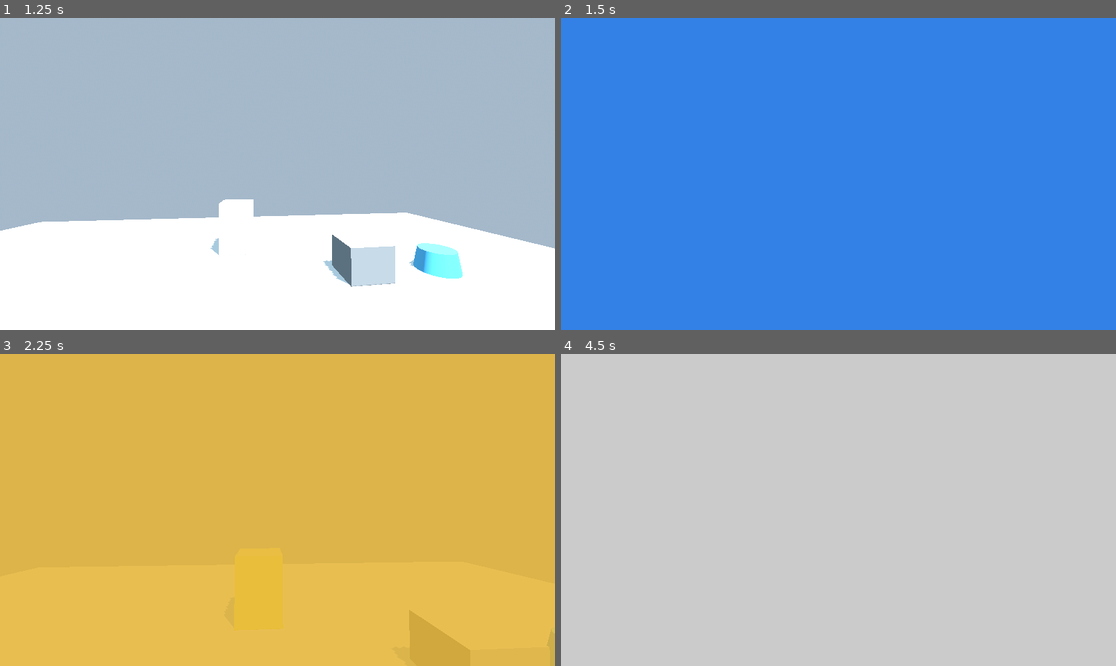
Above: before the commit, frames 1-4 (two rows, left to right).
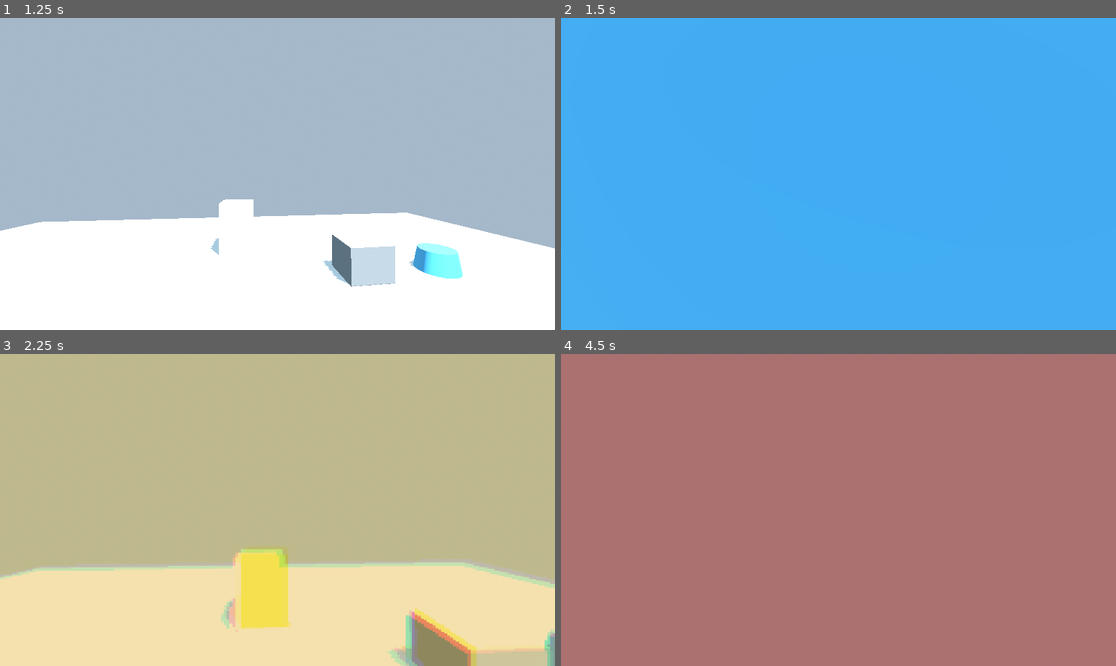
Above: after the commit, the same moments.

Repository: Cyberlane/the-unknown
Game: Godot game, scene res://scenes/test_scene.tscn
The game is run twice, just before and just after one commit, with the same random seed, the same clock (stepped at 60 frames per second) and the same inputs.
Inputs (mouse positions are in pixels of both pictures, inside the frame that each line leads up to):
- Up to frame 1 (1.25 s): tap Enter (ui_accept) at 0.5, 0.77 s; move the mouse to (305, 174) at 0.52 s; hold W (move_forward) from 0.53 s (still down); hold 1 (dimension_1) from 0.53 s (still down)
- Up to frame 2 (1.5 s): keep holding W (move_forward); move the mouse to (810, 174) at 1.27 s; release 1 (dimension_1) at 1.28 s; tap 2 (dimension_2) at 1.35 s
- Up to frame 3 (2.25 s): keep holding W (move_forward); tap Enter (ui_accept) at 1.52, 2 s; move the mouse to (288, 503) at 2.02 s; hold 3 (dimension_3) from 2.03 s (still down)
- Up to frame 4 (4.5 s): keep holding W (move_forward); move the mouse to (832, 516) at 2.77 s; release 3 (dimension_3) at 2.78 s; tap 4 (dimension_4) at 2.85 s; tap Enter (ui_accept) at 3.02, 3.77, 4.25 s; move the mouse to (877, 513) at 3.52 s; hold E (interact) 3.53-4.28 s; move the mouse to (794, 506) at 4.27 s; tap 1 (dimension_1) at 4.35 s

Frame 1 is identical in both runs. In frame 2, 100% of the frame differs, in the area x 0-100%, y 0-100%; in frame 3, 100%; in frame 4, 100%.

Commit message:
feat: add pixelation and chromatic aberration glitch effects
Enhanced dimension_transition.gdshader:
- Add screen_texture sampling for post-processing effects
- Implement pixelation effect (reduces screen resolution)
- Implement chromatic aberration (RGB channel separation)
- Add glitch_intensity parameter for effect strength
- Pixelation amount: 1-256 (lower = more pixelated)
- Aberration strength: 0-0.1 (higher = more separation)
- Rotating aberration direction based on intensity
- Mix screen color with flash overlay

Enhanced dimension_transition_overlay.gd:
- Add glitch effect triggering system
- Spike glitch intensity at transition peak (0→max→0)
- Configurable glitch settings:
  - enable_glitch: toggle effect on/off
  - glitch_duration: how long glitch lasts (default 0.2s)
  - max_glitch_intensity: peak intensity (default 0.8)
  - pixelation_amount: pixel size (default 64)
  - aberration_strength: RGB offset (default 0.015)
- Use Timer to sync glitch with progress peak
- Separate tween for glitch intensity (TRANS_BACK easing)
- Glitch happens exactly when dimension swap occurs

Visual effect timeline:
0.0s - Start transition, progress 0→1
0.15s - Peak reached (progress = 1.0)
0.15s - GLITCH SPIKE (dimension swap moment)
0.25s - Glitch ends
0.3s - Transition complete (progress = 0)

The glitch effect makes the dimension swap feel like reality
is tearing/glitching between dimensions, adding impact.

Co-Authored-By: Claude Sonnet 4.5 <noreply@anthropic.com>

Diff:
--- a/materials/shaders/dimension_transition.gdshader
+++ b/materials/shaders/dimension_transition.gdshader
@@ -2,10 +2,54 @@
 
 uniform float progress : hint_range(0.0, 1.0) = 0.0;
 uniform vec4 multiplier : source_color = vec4(1.0, 1.0, 1.0, 1.0);
+uniform float glitch_intensity : hint_range(0.0, 1.0) = 0.0;
+uniform float pixelation_amount : hint_range(1.0, 256.0) = 64.0;
+uniform float aberration_strength : hint_range(0.0, 0.1) = 0.01;
+uniform sampler2D screen_texture : hint_screen_texture, repeat_disable, filter_nearest;
+
+// Pixelation effect
+vec2 pixelate(vec2 uv, float amount) {
+    vec2 pixel_size = vec2(1.0) / amount;
+    return floor(uv / pixel_size) * pixel_size;
+}
+
+// Chromatic aberration with direction variation
+vec4 chromatic_aberration(vec2 uv, float strength, float time) {
+    // Add slight rotation to aberration direction based on time/intensity
+    float angle = glitch_intensity * 6.28318; // Full rotation at max intensity
+    vec2 direction = vec2(cos(angle), sin(angle));
+
+    // Sample RGB channels with offset
+    float r = texture(screen_texture, uv + direction * strength * glitch_intensity).r;
+    float g = texture(screen_texture, uv).g;
+    float b = texture(screen_texture, uv - direction * strength * glitch_intensity).b;
+
+    return vec4(r, g, b, 1.0);
+}
 
 void fragment() {
-    // Flash effect with alpha fade
-    // When progress is 0, the overlay is fully transparent
-    // When progress is 1, the overlay shows the multiplier color
-    COLOR = vec4(multiplier.rgb, progress);
+    vec2 uv = SCREEN_UV;
+
+    // Apply pixelation when glitch is active
+    if (glitch_intensity > 0.01) {
+        float pixel_amount = mix(1024.0, pixelation_amount, glitch_intensity);
+        uv = pixelate(uv, pixel_amount);
+    }
+
+    // Get screen color with chromatic aberration
+    vec4 screen_color;
+    if (glitch_intensity > 0.01) {
+        screen_color = chromatic_aberration(uv, aberration_strength, TIME);
+    } else {
+        screen_color = texture(screen_texture, uv);
+    }
+
+    // Apply color flash overlay
+    vec4 flash_color = vec4(multiplier.rgb, progress);
+
+    // Mix screen with flash based on progress
+    COLOR = mix(screen_color, flash_color, progress * 0.5);
+
+    // Add glitch distortion to alpha for additional visual noise
+    COLOR.a = max(COLOR.a, glitch_intensity * 0.3);
 }
--- a/scripts/dimension_environment.gd
+++ b/scripts/dimension_environment.gd
@@ -20,126 +20,126 @@
 var current_dimension: int = -1
 
 func _ready():
-    # Connect to the global manager
-    DimensionManager.dimension_changed.connect(_on_dimension_changed)
-    # Set initial state (instant, no transition on startup)
-    current_dimension = DimensionManager.current_dimension
-    _apply_environment_instant(DimensionManager.current_dimension)
+	# Connect to the global manager
+	DimensionManager.dimension_changed.connect(_on_dimension_changed)
+	# Set initial state (instant, no transition on startup)
+	current_dimension = DimensionManager.current_dimension
+	_apply_environment_instant(DimensionManager.current_dimension)
 
 func _on_dimension_changed(new_dim):
-    if new_dim == current_dimension:
-        return
+	if new_dim == current_dimension:
+		return
 
-    _transition_to_environment(new_dim)
-    current_dimension = new_dim
+	_transition_to_environment(new_dim)
+	current_dimension = new_dim
 
 func _transition_to_environment(target_dim: int):
-    if not world_environment or not world_environment.environment:
-        return
+	if not world_environment or not world_environment.environment:
+		return
 
-    var target_env = _get_environment_for_dimension(target_dim)
-    if not target_env:
-        return
+	var target_env = _get_environment_for_dimension(target_dim)
+	if not target_env:
+		return
 
-    # Kill any existing tween
-    if tween:
-        tween.kill()
+	# Kill any existing tween
+	if tween:
+		tween.kill()
 
-    # Create new tween
-    tween = create_tween()
-    tween.set_parallel(true)  # All properties transition simultaneously
-    tween.set_ease(Tween.EASE_IN_OUT)
-    tween.set_trans(Tween.TRANS_CUBIC)
+	# Create new tween
+	tween = create_tween()
+	tween.set_parallel(true)  # All properties transition simultaneously
+	tween.set_ease(Tween.EASE_IN_OUT)
+	tween.set_trans(Tween.TRANS_CUBIC)
 
-    var current_env = world_environment.environment
+	var current_env = world_environment.environment
 
-    # Transition sky colors (if both environments have sky)
-    if smooth_sky_transition and current_env.sky and target_env.sky:
-        var current_sky_mat = current_env.sky.sky_material
-        var target_sky_mat = target_env.sky.sky_material
+	# Transition sky colors (if both environments have sky)
+	if smooth_sky_transition and current_env.sky and target_env.sky:
+		var current_sky_mat = current_env.sky.sky_material
+		var target_sky_mat = target_env.sky.sky_material
 
-        if current_sky_mat is ProceduralSkyMaterial and target_sky_mat is ProceduralSkyMaterial:
-            # Sky top color
-            tween.tween_property(current_sky_mat, "sky_top_color",
-                target_sky_mat.sky_top_color, transition_duration)
+		if current_sky_mat is ProceduralSkyMaterial and target_sky_mat is ProceduralSkyMaterial:
+			# Sky top color
+			tween.tween_property(current_sky_mat, "sky_top_color",
+				target_sky_mat.sky_top_color, transition_duration)
 
-            # Sky horizon color
-            tween.tween_property(current_sky_mat, "sky_horizon_color",
-                target_sky_mat.sky_horizon_color, transition_duration)
+			# Sky horizon color
+			tween.tween_property(current_sky_mat, "sky_horizon_color",
+				target_sky_mat.sky_horizon_color, transition_duration)
 
-            # Ground horizon color
-            tween.tween_property(current_sky_mat, "ground_horizon_color",
-                target_sky_mat.ground_horizon_color, transition_duration)
+			# Ground horizon color
+			tween.tween_property(current_sky_mat, "ground_horizon_color",
+				target_sky_mat.ground_horizon_color, transition_duration)
 
-            # Ground bottom color
-            if target_sky_mat.ground_bottom_color != Color.BLACK:
-                tween.tween_property(current_sky_mat, "ground_bottom_color",
-                    target_sky_mat.ground_bottom_color, transition_duration)
+			# Ground bottom color
+			if target_sky_mat.ground_bottom_color != Color.BLACK:
+				tween.tween_property(current_sky_mat, "ground_bottom_color",
+					target_sky_mat.ground_bottom_color, transition_duration)
 
-    # Transition ambient light
-    tween.tween_property(current_env, "ambient_light_color",
-        target_env.ambient_light_color, transition_duration)
-    tween.tween_property(current_env, "ambient_light_energy",
-        target_env.ambient_light_energy, transition_duration)
+	# Transition ambient light
+	tween.tween_property(current_env, "ambient_light_color",
+		target_env.ambient_light_color, transition_duration)
+	tween.tween_property(current_env, "ambient_light_energy",
+		target_env.ambient_light_energy, transition_duration)
 
-    # Transition fog (if enabled in either environment)
-    if smooth_fog_transition:
-        # Check if fog is enabled in target
-        if target_env.fog_enabled:
-            # Enable fog if not already enabled
-            if not current_env.fog_enabled:
-                current_env.fog_enabled = true
-                # Start from zero density
-                current_env.fog_density = 0.0
+	# Transition fog (if enabled in either environment)
+	if smooth_fog_transition:
+		# Check if fog is enabled in target
+		if target_env.fog_enabled:
+			# Enable fog if not already enabled
+			if not current_env.fog_enabled:
+				current_env.fog_enabled = true
+				# Start from zero density
+				current_env.fog_density = 0.0
 
-            # Transition fog properties
-            tween.tween_property(current_env, "fog_density",
-                target_env.fog_density, transition_duration)
-            tween.tween_property(current_env, "fog_light_color",
-                target_env.fog_light_color, transition_duration)
-            tween.tween_property(current_env, "fog_light_energy",
-                target_env.fog_light_energy, transition_duration)
-        else:
-            # Fade out fog if target has it disabled
-            if current_env.fog_enabled:
-                tween.tween_property(current_env, "fog_density",
-                    0.0, transition_duration)
-                # Disable after transition
-                tween.finished.connect(func(): current_env.fog_enabled = false)
+			# Transition fog properties
+			tween.tween_property(current_env, "fog_density",
+				target_env.fog_density, transition_duration)
+			tween.tween_property(current_env, "fog_light_color",
+				target_env.fog_light_color, transition_duration)
+			tween.tween_property(current_env, "fog_light_energy",
+				target_env.fog_light_energy, transition_duration)
+		else:
+			# Fade out fog if target has it disabled
+			if current_env.fog_enabled:
+				tween.tween_property(current_env, "fog_density",
+					0.0, transition_duration)
+				# Disable after transition
+				tween.finished.connect(func(): current_env.fog_enabled = false)
 
-    # Transition exposure/tonemap
-    if smooth_exposure_transition:
-        tween.tween_property(current_env, "tonemap_exposure",
-            target_env.tonemap_exposure, transition_duration)
+	# Transition exposure/tonemap
+	if smooth_exposure_transition:
+		tween.tween_property(current_env, "tonemap_exposure",
+			target_env.tonemap_exposure, transition_duration)
 
 func _apply_environment_instant(dim: int):
-    if not world_environment:
-        return
+	if not world_environment:
+		return
 
-    var env = _get_environment_for_dimension(dim)
-    if env:
-        world_environment.environment = env
+	var env = _get_environment_for_dimension(dim)
+	if env:
+		world_environment.environment = env
 
 func _get_environment_for_dimension(dim: int) -> Environment:
-    match dim:
-        DimensionManager.Dimension.NORMAL:
-            return normal_environment
-        DimensionManager.Dimension.VIKING:
-            return viking_environment
-        DimensionManager.Dimension.AZTEC:
-            return aztec_environment
-        DimensionManager.Dimension.NIGHTMARE:
-            return nightmare_environment
-    return null
+	match dim:
+		DimensionManager.Dimension.NORMAL:
+			return normal_environment
+		DimensionManager.Dimension.VIKING:
+			return viking_environment
+		DimensionManager.Dimension.AZTEC:
+			return aztec_environment
+		DimensionManager.Dimension.NIGHTMARE:
+			return nightmare_environment
+	return null
 
 func _find_or_create_world_environment() -> WorldEnvironment:
-    # Look for existing WorldEnvironment in parent
-    if get_parent():
-        for child in get_parent().get_children():
-            if child is WorldEnvironment:
-                return child
+	# Look for existing WorldEnvironment in parent
+	if get_parent():
+		for child in get_parent().get_children():
+			if child is WorldEnvironment:
+				return child
 
-    # Create one if none exists
-    var new_env = WorldEnvironment.new()
-    get_parent().add_child(new_env)
-    return new_env
+	# Create one if none exists
+	var new_env = WorldEnvironment.new()
+	get_parent().add_child(new_env)
+	return new_env
--- a/scripts/dimension_transition_overlay.gd
+++ b/scripts/dimension_transition_overlay.gd
@@ -1,12 +1,21 @@
 # scripts/dimension_transition_overlay.gd
 extends CanvasLayer
 
+@export_group("Transition Settings")
 @export var transition_duration: float = 0.3
 @export var transition_shader: Shader
+
+@export_group("Glitch Effect Settings")
+@export var enable_glitch: bool = true
+@export var glitch_duration: float = 0.2
+@export var max_glitch_intensity: float = 0.8
+@export var pixelation_amount: float = 64.0
+@export var aberration_strength: float = 0.015
 
 @onready var color_rect: ColorRect = $ColorRect
 var shader_material: ShaderMaterial
 var tween: Tween
+var glitch_tween: Tween
 
 # Dimension-specific colors for the transition flash
 var dimension_colors = {
@@ -25,6 +34,9 @@
     shader_material.shader = transition_shader
     shader_material.set_shader_parameter("progress", 0.0)
     shader_material.set_shader_parameter("multiplier", Color.WHITE)
+    shader_material.set_shader_parameter("glitch_intensity", 0.0)
+    shader_material.set_shader_parameter("pixelation_amount", pixelation_amount)
+    shader_material.set_shader_parameter("aberration_strength", aberration_strength)
 
     # Apply to ColorRect
     color_rect.material = shader_material
@@ -41,11 +53,13 @@
     _play_transition()
 
 func _play_transition():
-    # Kill any existing tween
+    # Kill any existing tweens
     if tween:
         tween.kill()
+    if glitch_tween:
+        glitch_tween.kill()
 
-    # Create new tween
+    # Create new tween for progress
     tween = create_tween()
     tween.set_ease(Tween.EASE_IN_OUT)
     tween.set_trans(Tween.TRANS_CUBIC)
@@ -54,5 +68,24 @@
     tween.tween_method(_set_progress, 0.0, 1.0, transition_duration / 2.0)
     tween.tween_method(_set_progress, 1.0, 0.0, transition_duration / 2.0)
 
+    # Trigger glitch effect at the peak (when progress = 1.0)
+    if enable_glitch:
+        # Wait until peak, then trigger glitch
+        var delay_to_peak = transition_duration / 2.0
+        get_tree().create_timer(delay_to_peak).timeout.connect(_trigger_glitch)
+
+func _trigger_glitch():
+    # Create glitch intensity spike
+    glitch_tween = create_tween()
+    glitch_tween.set_ease(Tween.EASE_OUT)
+    glitch_tween.set_trans(Tween.TRANS_BACK)
+
+    # Spike up then down quickly
+    glitch_tween.tween_method(_set_glitch_intensity, 0.0, max_glitch_intensity, glitch_duration / 2.0)
+    glitch_tween.tween_method(_set_glitch_intensity, max_glitch_intensity, 0.0, glitch_duration / 2.0)
+
 func _set_progress(value: float):
     shader_material.set_shader_parameter("progress", value)
+
+func _set_glitch_intensity(value: float):
+    shader_material.set_shader_parameter("glitch_intensity", value)
Not shown, added: scripts/autoload/choice_manager.gd.uid
Not shown, added: scripts/viking_choice_example.gd.uid
Not shown, changed: README.md
Not shown, changed: architecture.md
